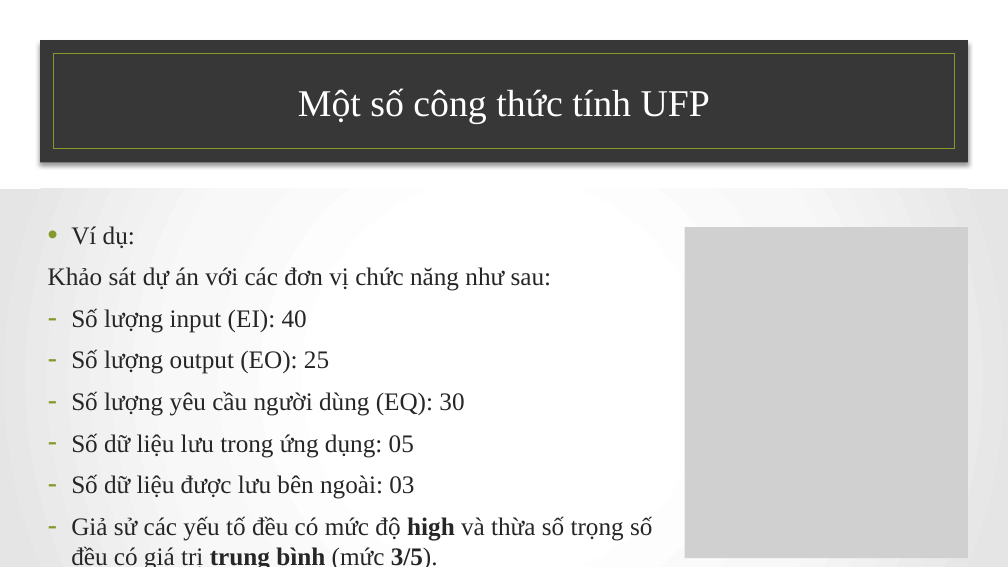
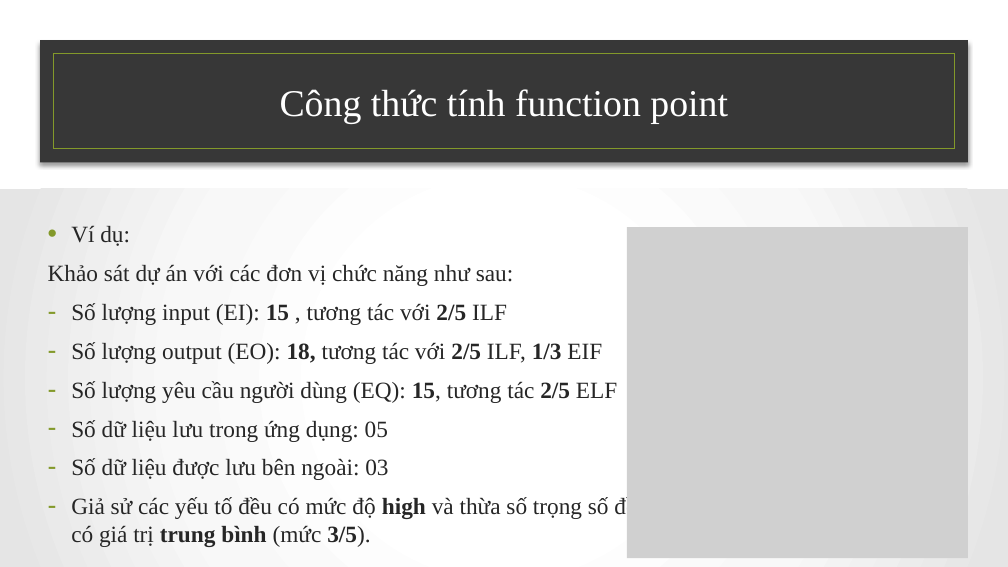
Before and after one commit to NamBang/CEMEM, a slide deck: slide 40 of Funciton-Point .pptx (slide 37 before the commit). Drawn at 1008x567 pixels with LibreOffice and Linux fonts; fonts in the diff are those of the drawing; grey boxes stand for pictures; background and template pictures are left out. Boxes give left, top, right and bottom in pixels: in the first picture for what was removed or moved away, otherwise in the second. Text is boxed around its words. In the diff, an @@ line names an element or a change of style, - is before the commit and + after.

Commit message:
Update Slide

```diff
--- a/Funciton-Point .pptx
+++ b/Funciton-Point .pptx
@@ title at (x1=280, y1=89, x2=728, y2=124): text changed @@
-Một số công thức tính UFP
+Công thức tính function point
@@ text at (x1=48, y1=225, x2=648, y2=547): size 24 to 22.2 pt in "Ví dụ:", "Khảo sát dự án với các đơn ...", "Số dữ liệu lưu trong ứng dụng: ...", "Số dữ liệu được lưu bên ngoài: ..." and 1 more places @@
@@ picture resized from (x1=685, y1=227, x2=969, y2=558) to (x1=627, y1=227, x2=968, y2=558) @@
@@ text at (x1=71, y1=303, x2=617, y2=403): text changed; size 24 to 22.2 pt @@
-– Số lượng input (EI): 40
-– Số lượng output (EO): 25
-– Số lượng yêu cầu người dùng (EQ): 30
+– Số lượng input (EI): 15 , tương tác với 2/5 ILF
+– Số lượng output (EO): 18, tương tác với 2/5 ILF, 1/3 EIF
+– Số lượng yêu cầu người dùng (EQ): 15, tương tác 2/5 ELF
```
Also in this commit, not shown: 10 other slides changed, 4 slides added, 1 slide removed.
